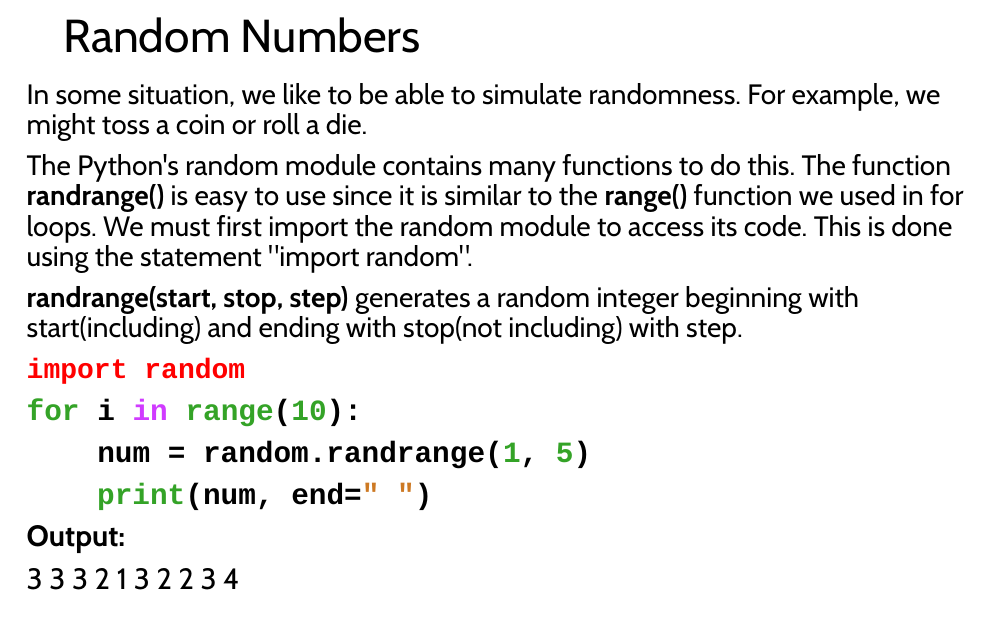
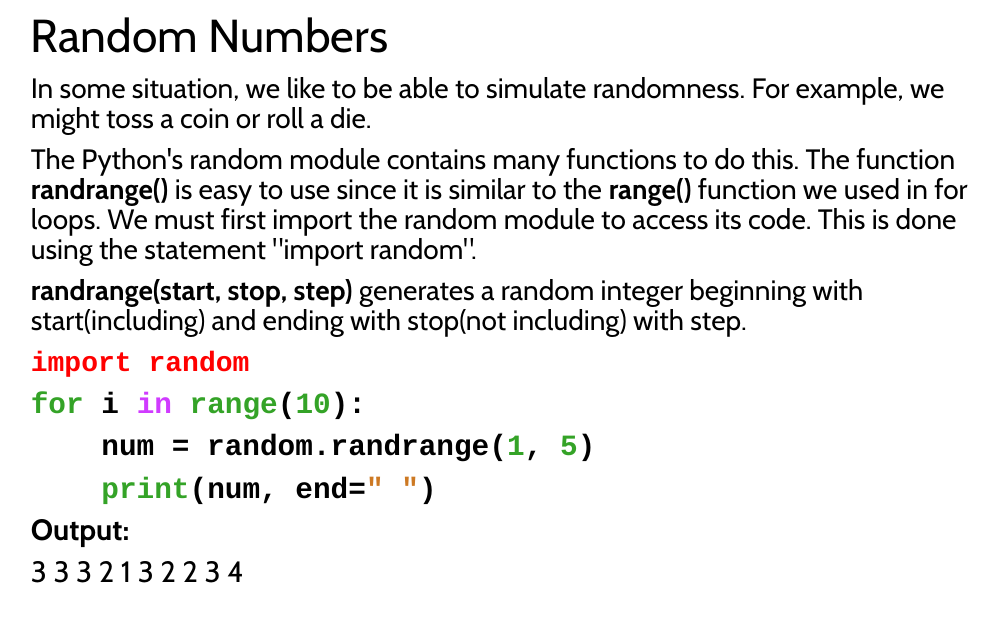
Before and after one commit to LongBaoNguyen/longbaonguyen.github.io, a slide deck: slide 11 of courses/apcsp/lect6.pptx. Drawn at 1008x630 pixels with LibreOffice and Linux fonts; fonts in the diff are those of the drawing. Boxes give left, top, right and bottom in pixels: in the first picture for what was removed or moved away, otherwise in the second. Text is boxed around its words. In the diff, an @@ line names an element or a change of style, - is before the commit and + after.

```diff
--- a/courses/apcsp/lect6.pptx
+++ b/courses/apcsp/lect6.pptx
@@ title "Random Numbers": place and size @@
-title "Random Numbers" at <box>63,17,421,53</box>
+title "Random Numbers" at <box>31,17,388,53</box>
@@ text "In some situation, we like ...": place and size @@
-text "In some situation, we like ..." at <box>27,83,963,590</box>
+text "In some situation, we like ..." at <box>31,77,967,583</box>
```
Also in this commit, not shown: 10 other slides changed, 1 other file.
